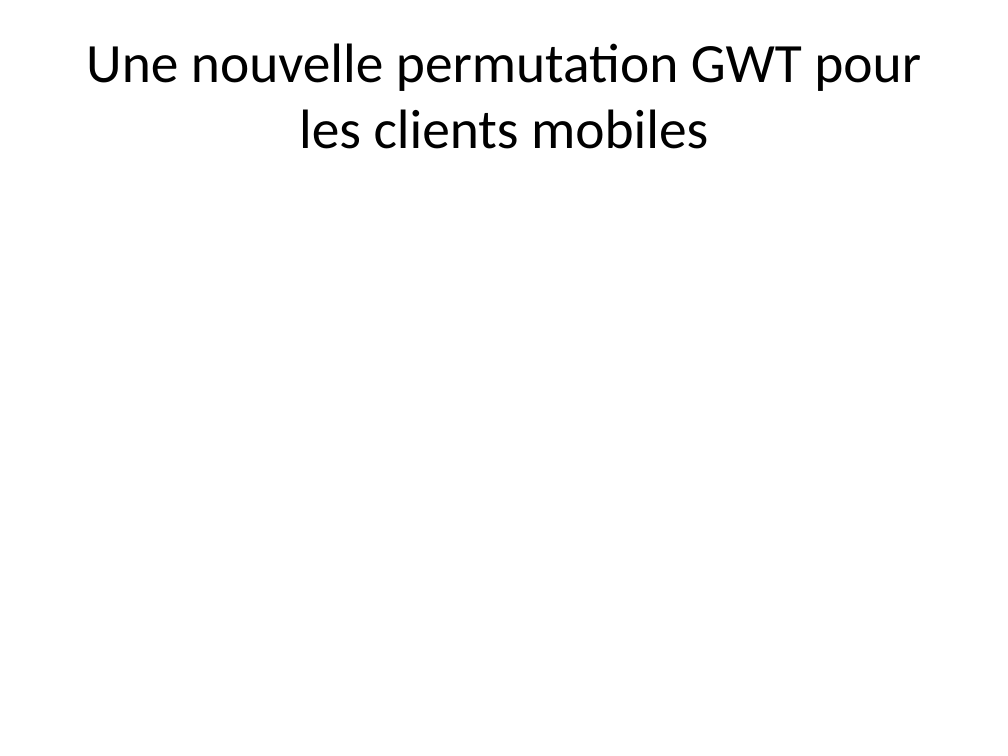
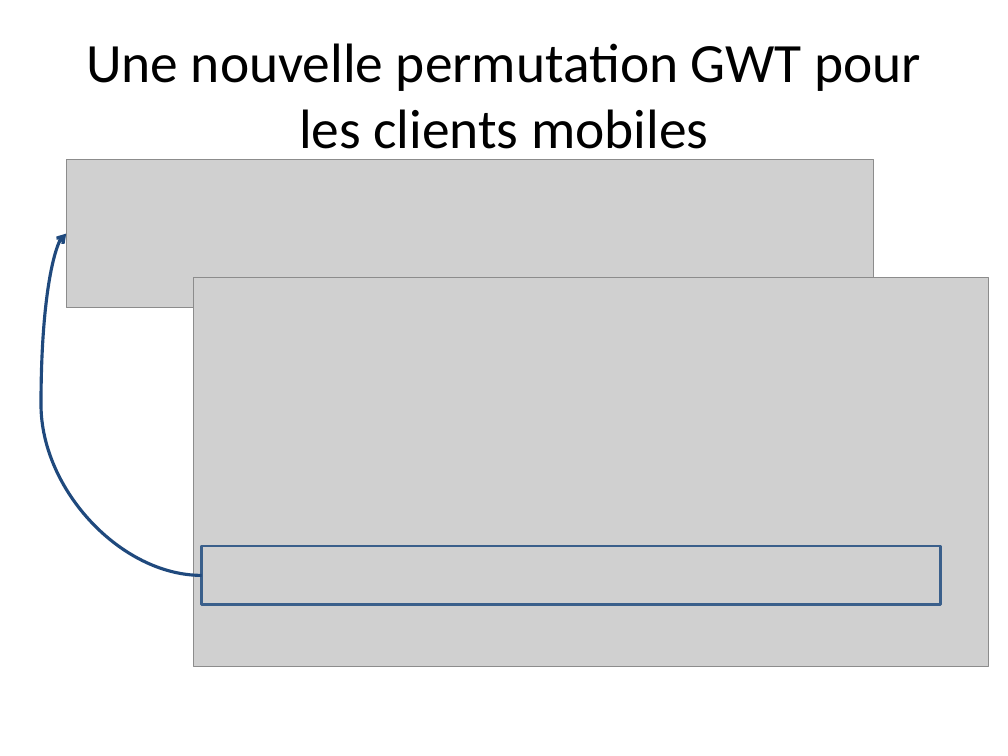
Before and after one commit to dbaeli/ez18n, a slide deck: slide 17 of ez18n-slides/ez18n_hands_on.pptx. Drawn at 1008x756 pixels with LibreOffice and Linux fonts; fonts in the diff are those of the drawing; grey boxes stand for pictures; background and template pictures are left out. Boxes give left, top, right and bottom in pixels: in the first picture for what was removed or moved away, otherwise in the second. Text is boxed around its words. In the diff, an @@ line names an element or a change of style, - is before the commit and + after.

```diff
--- a/ez18n-slides/ez18n_hands_on.pptx
+++ b/ez18n-slides/ez18n_hands_on.pptx
@@ picture added at (x1=67, y1=159, x2=874, y2=307) @@
@@ curved arrow added from (202, 576) to (67, 234), #1F497D 2.25 pt @@
@@ picture added at (x1=194, y1=277, x2=989, y2=666) @@
@@ rectangle added at (x1=202, y1=546, x2=940, y2=605), outline #3A5F8C 2 pt @@
```
Also in this commit, not shown: 7 other slides changed, 2 other files.
